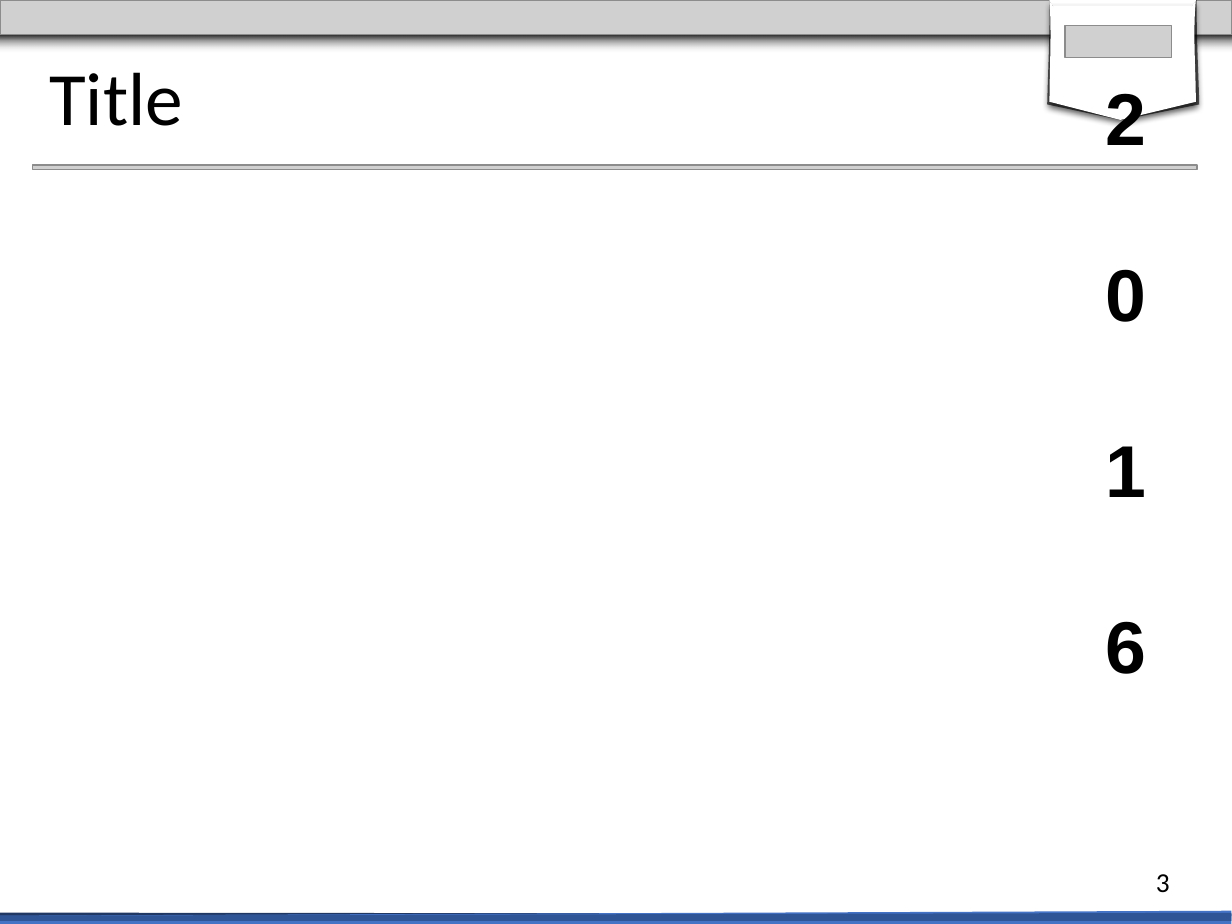
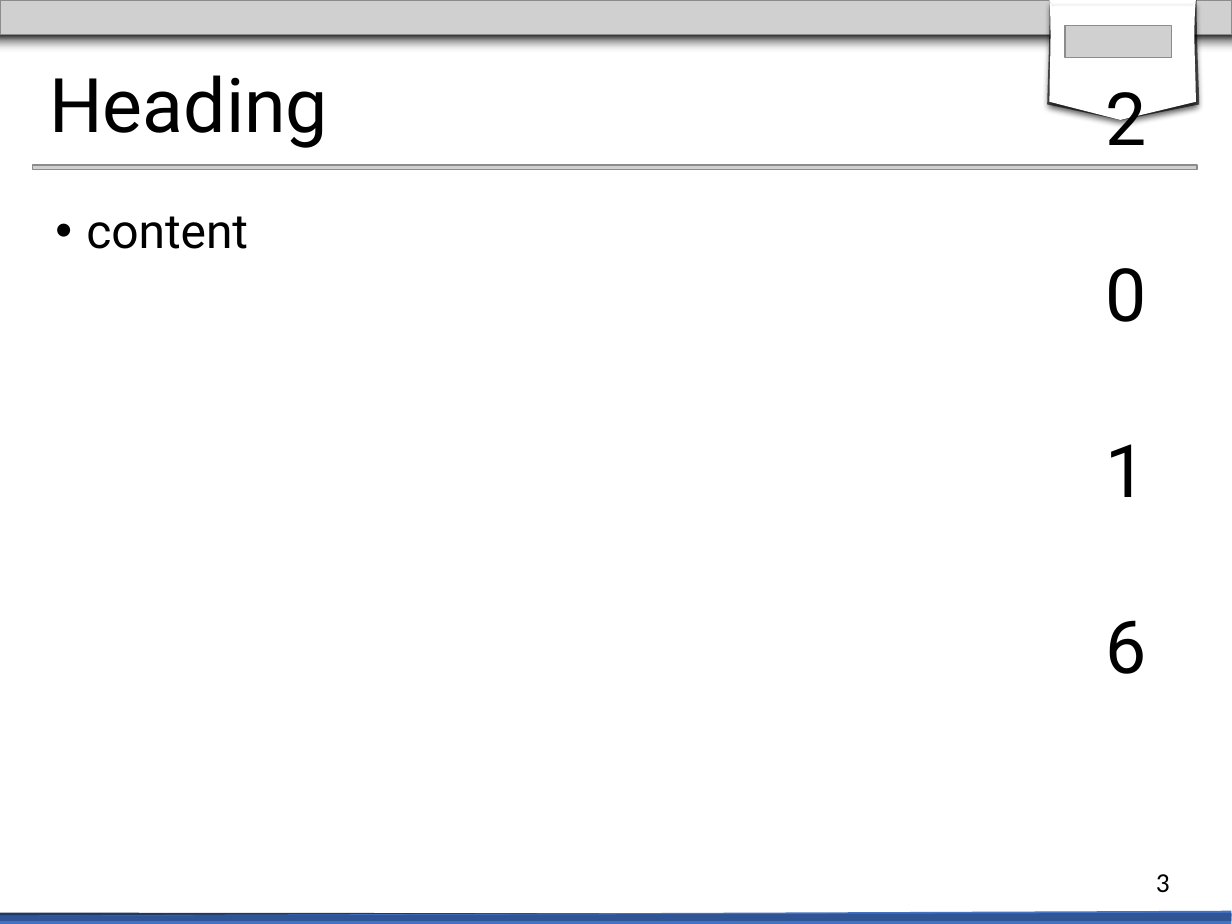
Before and after one commit to mielvds/iswc2016, a slide deck: slide 4 of files/iswc2016-slide-formal.pptx. Drawn at 1232x924 pixels with LibreOffice and Linux fonts; fonts in the diff are those of the drawing; grey boxes stand for pictures. Boxes give left, top, right and bottom in pixels: in the first picture for what was removed or moved away, otherwise in the second. Text is boxed around its words. In the diff, an @@ line names an element or a change of style, - is before the commit and + after.

```diff
--- a/files/iswc2016-slide-formal.pptx
+++ b/files/iswc2016-slide-formal.pptx
@@ title at (49, 75, 328, 148): text changed; font Calibri to Roboto @@
-Title
+Heading
@@ text "2 0 1 6" at (1105, 92, 1146, 674): font Arial to Roboto, bold off @@
@@ text added at (86, 216, 248, 249), 28 pt, text #000000 @@
+• content
```
Also in this commit, not shown: 4 other slides changed, 2 other files.
